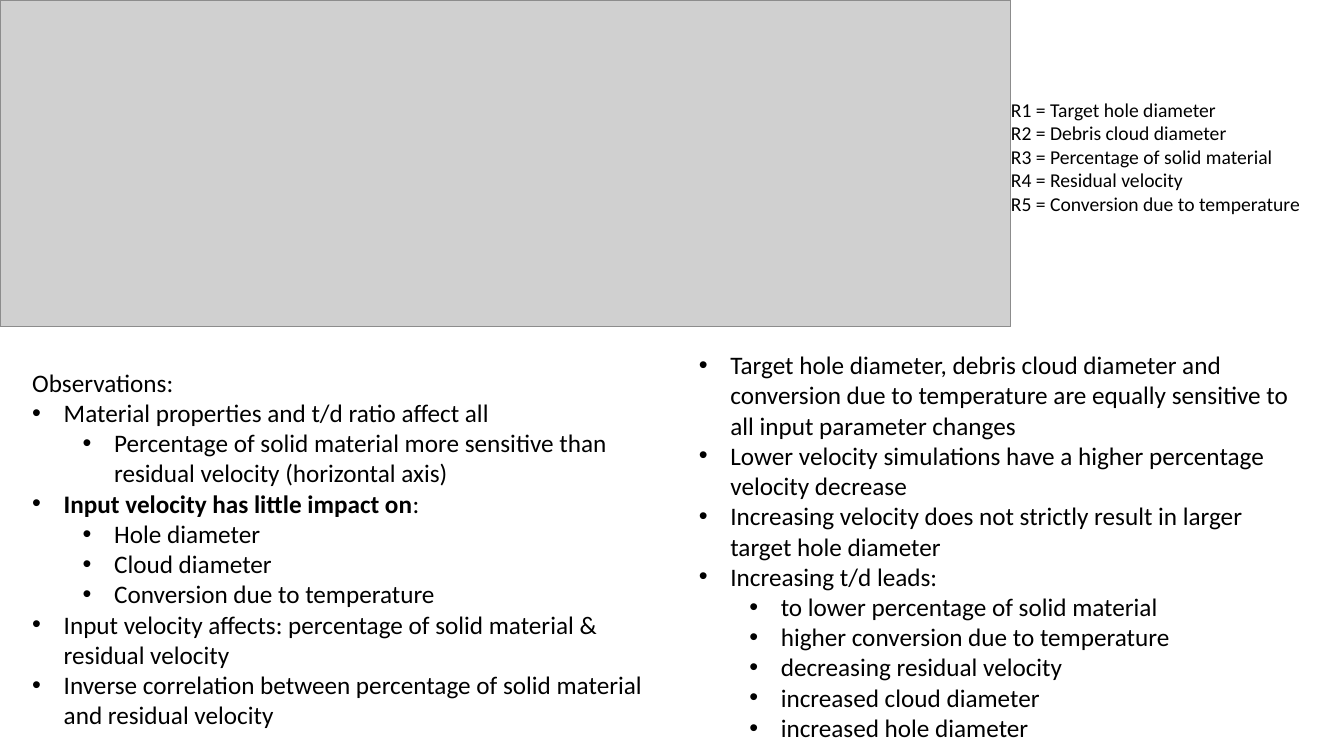
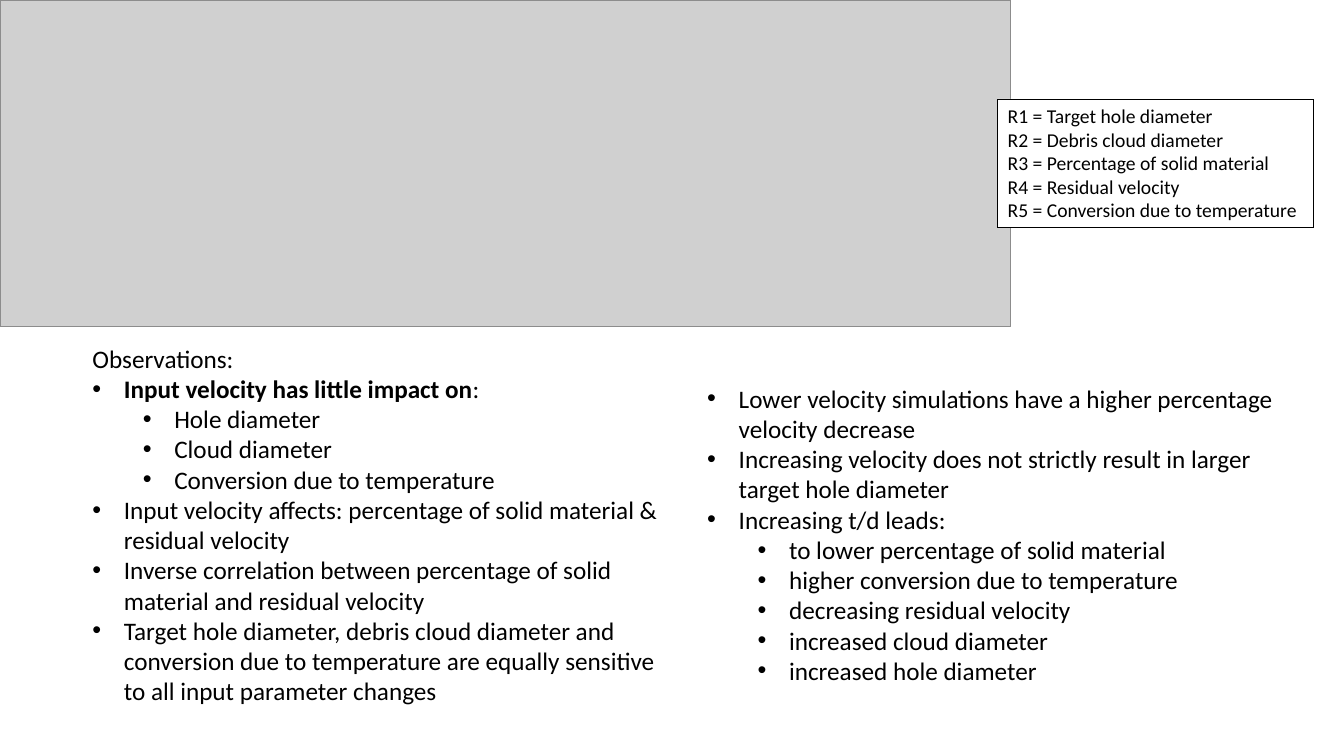
Before and after one commit to amoudes/HVI, a slide deck: slide 10 of Results_Presentation.pptx (slide 9 before the commit). Drawn at 1344x756 pixels with LibreOffice and Linux fonts; fonts in the diff are those of the drawing; grey boxes stand for pictures. Boxes give left, top, right and bottom in pixels: in the first picture for what was removed or moved away, otherwise in the second. Text is boxed around its words. In the diff, an @@ line names an element or a change of style, - is before the commit and + after.

```diff
--- a/Results_Presentation.pptx
+++ b/Results_Presentation.pptx
@@ rectangle "R1 = Target hole diameter": place and size @@
-rectangle "R1 = Target hole diameter" at <box>1011,103,1300,214</box>
+rectangle "R1 = Target hole diameter" at <box>998,99,1314,228</box>
@@ rectangle "R1 = Target hole diameter" at <box>998,99,1314,228</box>: fill none to #FFFFFF; outline none to #000000 0.5 pt @@
@@ text "Observations:": place and size @@
-text "Observations:" at <box>32,374,642,728</box>
+text "Observations:" at <box>92,350,654,705</box>
@@ text at <box>730,356,1287,440</box>: paragraph removed @@
-  • Target hole diameter, debris cloud diameter and conversion due to temperature are equally sensitive to all input parameter changes
@@ text "Lower velocity simulations have a ...": place and size @@
-text "Lower velocity simulations have a ..." at <box>730,356,1287,738</box>
+text "Lower velocity simulations have a ..." at <box>739,390,1272,681</box>
@@ text at <box>64,404,606,486</box>: paragraphs removed @@
-• Material properties and t/d ratio affect all
-  • Percentage of solid material more sensitive than residual velocity (horizontal axis)
@@ text at <box>124,622,654,705</box>: paragraph added @@
+• Target hole diameter, debris cloud diameter and conversion due to temperature are equally sensitive to all input parameter changes
```
Also in this commit, not shown: 2 other slides changed, 2 slides added, 1 slide removed, 2 other files.
